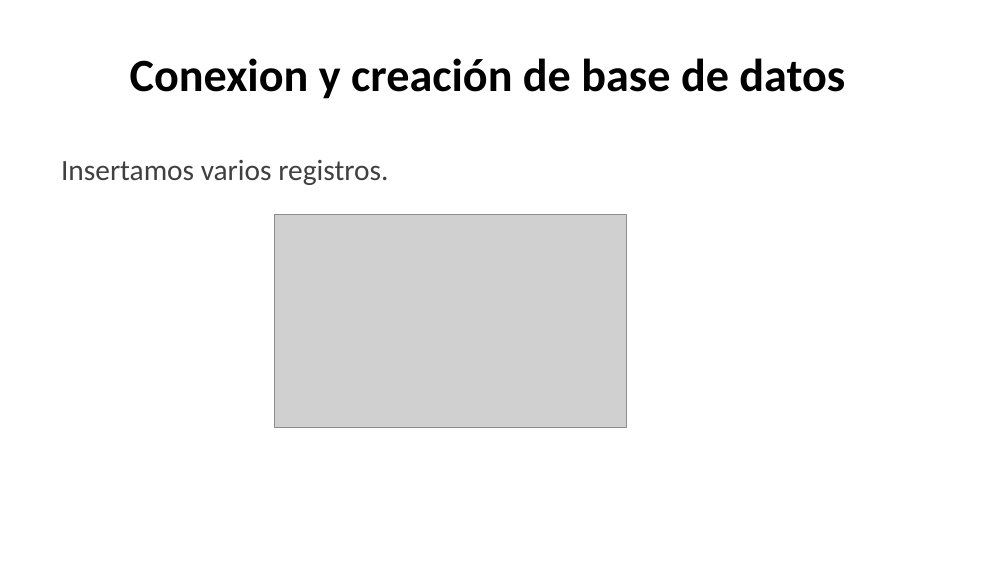
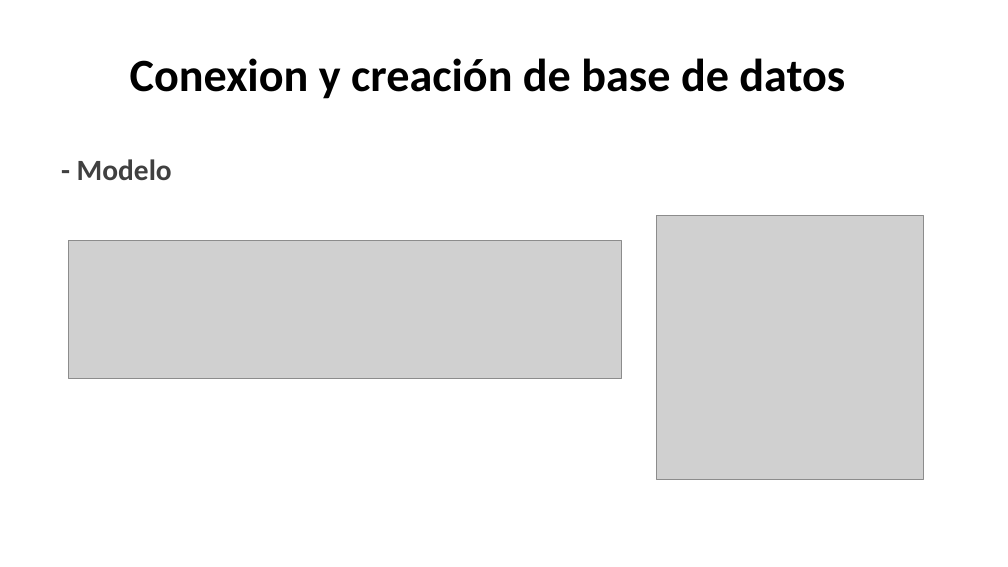
Before and after one commit to Peypa0512/Proyecto_Final, a slide deck: slide 8 of Presentación proyecto.pptx. Drawn at 1008x567 pixels with LibreOffice and Linux fonts; fonts in the diff are those of the drawing; grey boxes stand for pictures. Boxes give left, top, right and bottom in pixels: in the first picture for what was removed or moved away, otherwise in the second. Text is boxed around its words. In the diff, an @@ line names an element or a change of style, - is before the commit and + after.

```diff
--- a/Presentación proyecto.pptx
+++ b/Presentación proyecto.pptx
@@ text at <box>77,159,172,180</box>: text changed; bold on @@
-Insertamos varios registros.
+- Modelo
@@ picture removed at <box>274,215,627,427</box> @@
@@ picture added at <box>656,216,923,479</box> @@
@@ picture added at <box>68,240,622,378</box> @@
```
Also in this commit, not shown: 18 other slides changed, 4 slides added, 4 slides removed, 22 other files.
